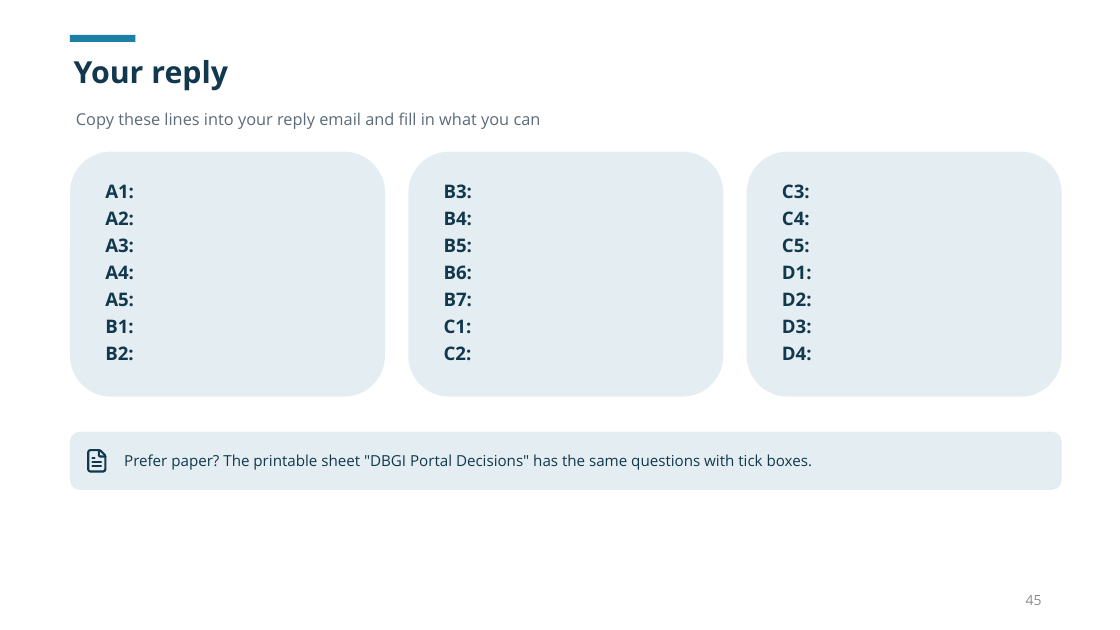
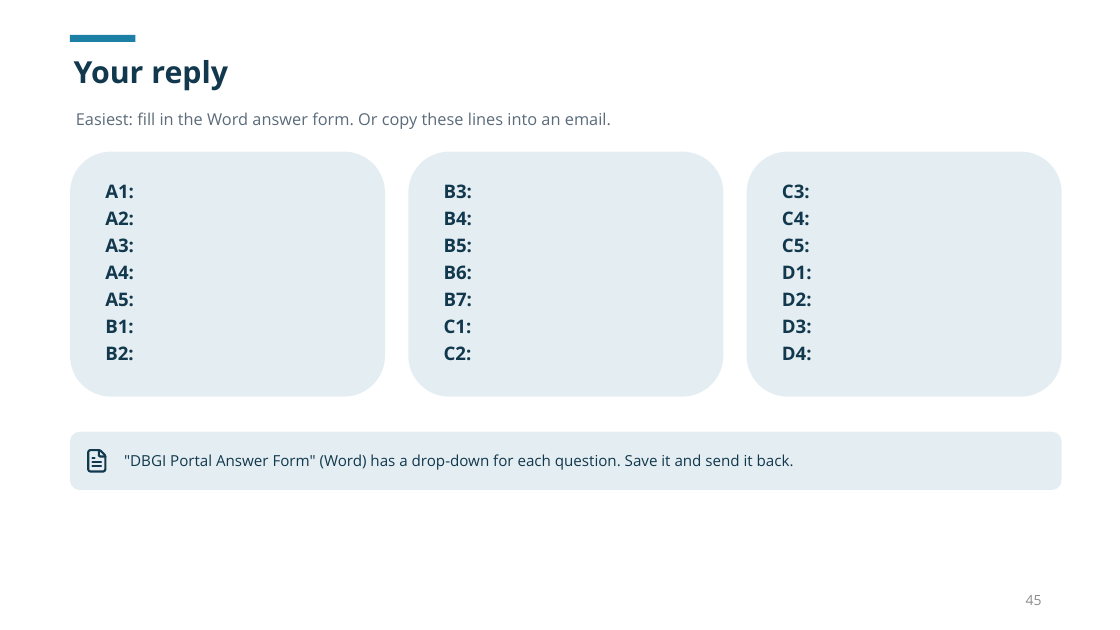
Before and after one commit to dbsuarez/dbgi-deal-registration-portal, a slide deck: slide 45 of docs/guides/Portal User Guide/Using the DBGI Portal.pptx. Drawn at 1120x630 pixels with LibreOffice and Linux fonts; fonts in the diff are those of the drawing. Boxes give left, top, right and bottom in pixels: in the first picture for what was removed or moved away, otherwise in the second. Text is boxed around its words. In the diff, an @@ line names an element or a change of style, - is before the commit and + after.

```diff
--- a/docs/guides/Portal User Guide/Using the DBGI Portal.pptx
+++ b/docs/guides/Portal User Guide/Using the DBGI Portal.pptx
@@ text at (x1=76, y1=112, x2=611, y2=129): text changed @@
-Copy these lines into your reply email and fill in what you can
+Easiest: fill in the Word answer form. Or copy these lines into an email.
@@ text in rounded rectangle at (x1=124, y1=454, x2=794, y2=470): text changed @@
-Prefer paper? The printable sheet "DBGI Portal Decisions" has the same questions with tick boxes.
+"DBGI Portal Answer Form" (Word) has a drop-down for each question. Save it and send it back.
```
Also in this commit, not shown: 1 other slide changed, 6 other files.
